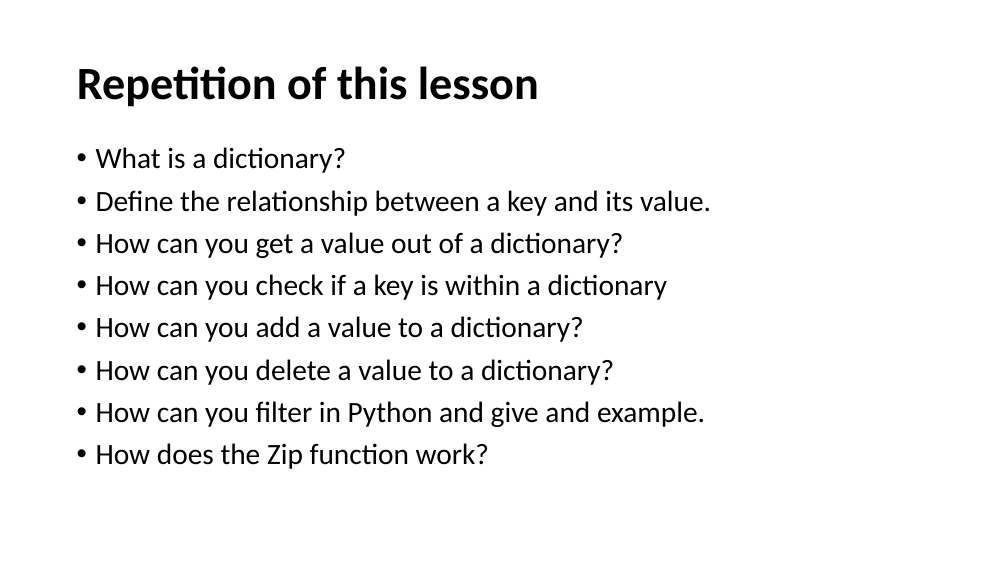
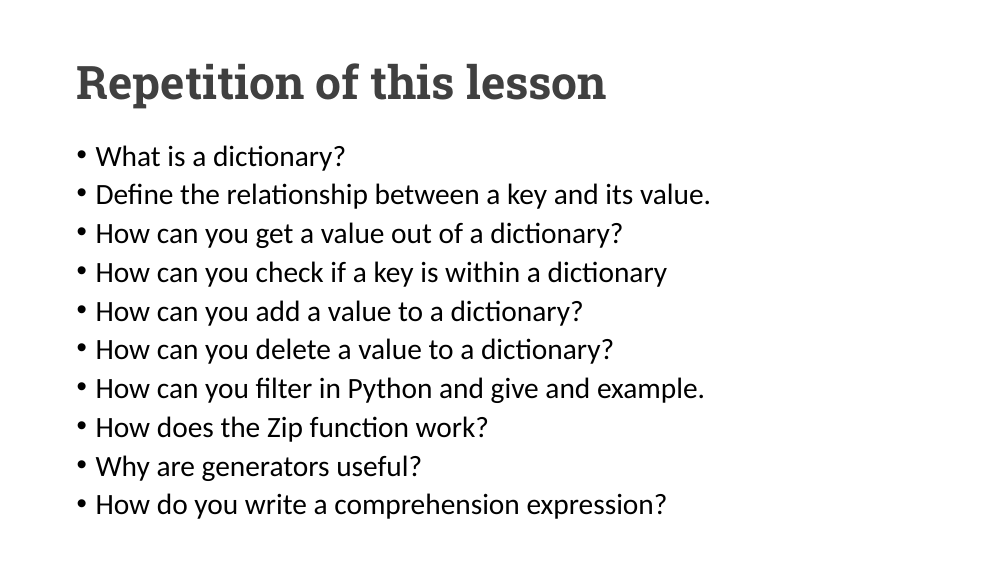
Before and after one commit to UCLL-PR2/exercises, a slide deck: slide 36 of 03-iterable&generators/programming2_iterable.pptx (slide 32 before the commit). Drawn at 1008x567 pixels with LibreOffice and Linux fonts; fonts in the diff are those of the drawing. Boxes give left, top, right and bottom in pixels: in the first picture for what was removed or moved away, otherwise in the second. Text is boxed around its words. In the diff, an @@ line names an element or a change of style, - is before the commit and + after.

```diff
--- a/03-iterable&generators/programming2_iterable.pptx
+++ b/03-iterable&generators/programming2_iterable.pptx
@@ title "Repetition of this lesson" at (77,63,607,109): font Calibri to Roboto Slab, text colour #000000 to #404040 @@
@@ text at (96,145,711,442): line spacing 0.9 to 0.8 @@
@@ text at (96,455,668,519): paragraphs added @@
+• Why are generators useful?
+• How do you write a comprehension expression?
```
Also in this commit, not shown: 25 other slides changed, 5 slides added, 1 slide removed.
